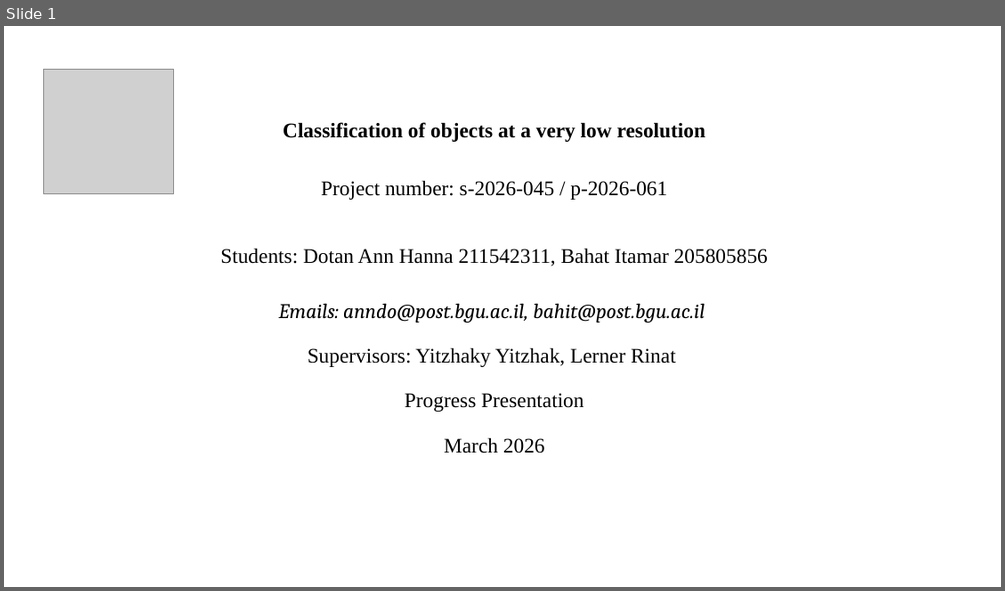
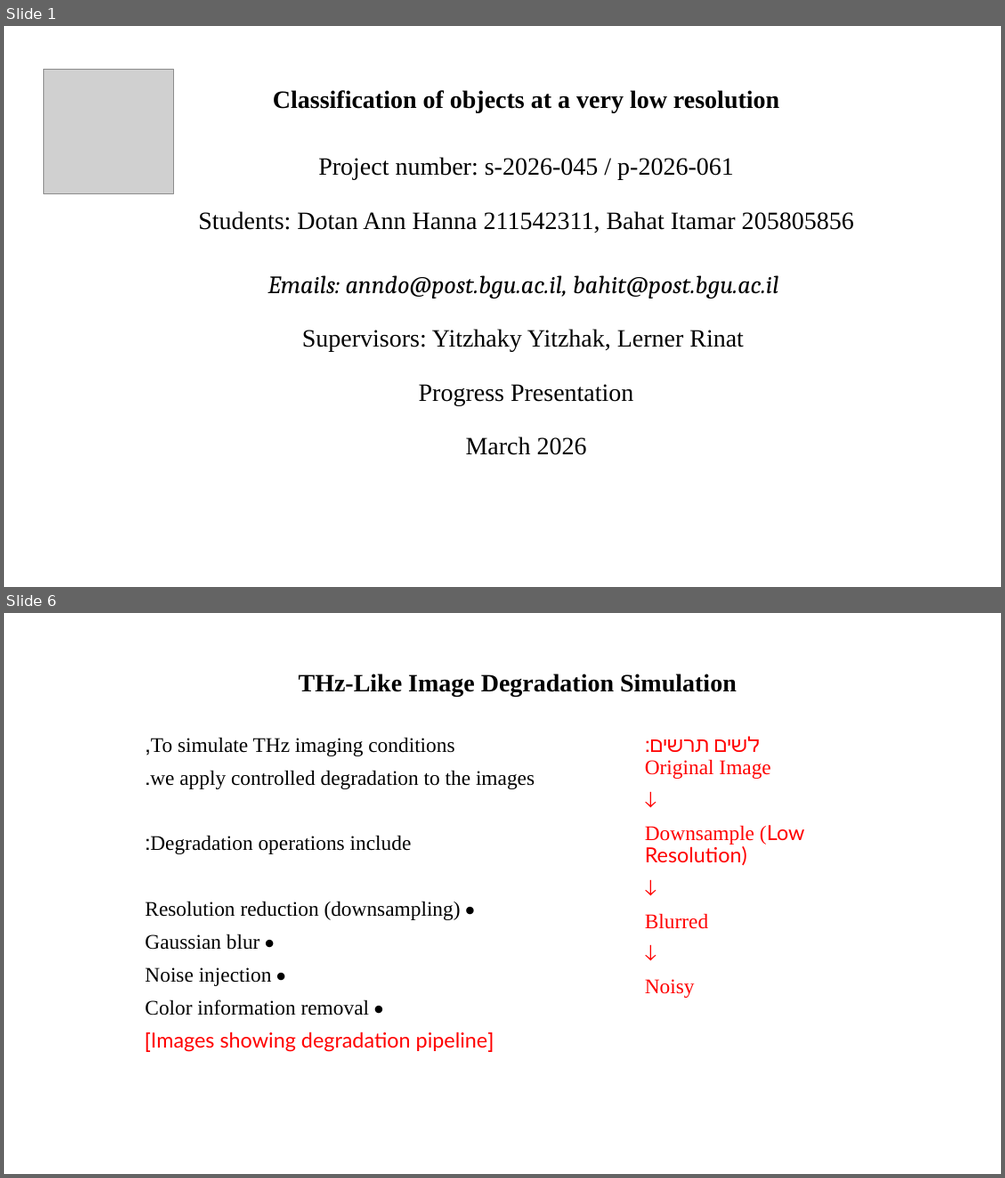
Before and after one commit to itamarbahat/NewFinalProject, a slide deck: docs/Progress_Presentation.pptx. Shown one above the other, each under a label of ours: slide 1 before the commit, slides 1 and 6 after it; the slides between them are not shown. The pictures are 1005x591 and 1005x1178 pixels, drawn with LibreOffice and Linux fonts; fonts in the diff are those of the drawing; grey boxes stand for pictures. Boxes give left, top, right and bottom in pixels: in the first picture for what was removed or moved away, otherwise in the second. Text is boxed around its words. In the diff, an @@ line names an element or a change of style, - is before the commit and + after.

Commit message:
Added experiment plots and degradation visualization for progress presentation

```diff
--- a/docs/Progress_Presentation.pptx
+++ b/docs/Progress_Presentation.pptx
@@ slide 6 added at (x1=4, y1=613, x2=1001, y2=1174), background #FFFFFF @@
@@ subtitle added at (x1=299, y1=674, x2=736, y2=697), 24 pt, text #000000, bold @@
+THz-Like Image Degradation Simulation
@@ text added at (x1=145, y1=737, x2=534, y2=1052), 20 pt, text #000000 @@
+To simulate THz imaging conditions,
+we apply controlled degradation to the images.
+Degradation operations include:
+• Resolution reduction (downsampling)
+• Gaussian blur
+• Noise injection
+• Color information removal
+[Images showing degradation pipeline]
@@ text added at (x1=645, y1=736, x2=804, y2=997), 20 pt, text #FF0000 @@
+לשים תרשים:
+Original Image
+↓
+Downsample (Low Resolution)
+↓
+Blurred
+↓
+Noisy
@@ slide 1 changed as well @@
@@ subtitle "Classification of objects at a ..." moved from (x1=220, y1=122, x2=768, y2=453) to (x1=198, y1=90, x2=854, y2=455) @@
@@ subtitle "Classification of objects at a ..." at (x1=198, y1=90, x2=854, y2=455): size 20 to 24 pt @@
```
Also in this commit, not shown: 13 other slides added, 10 slides removed, 8 other files.
